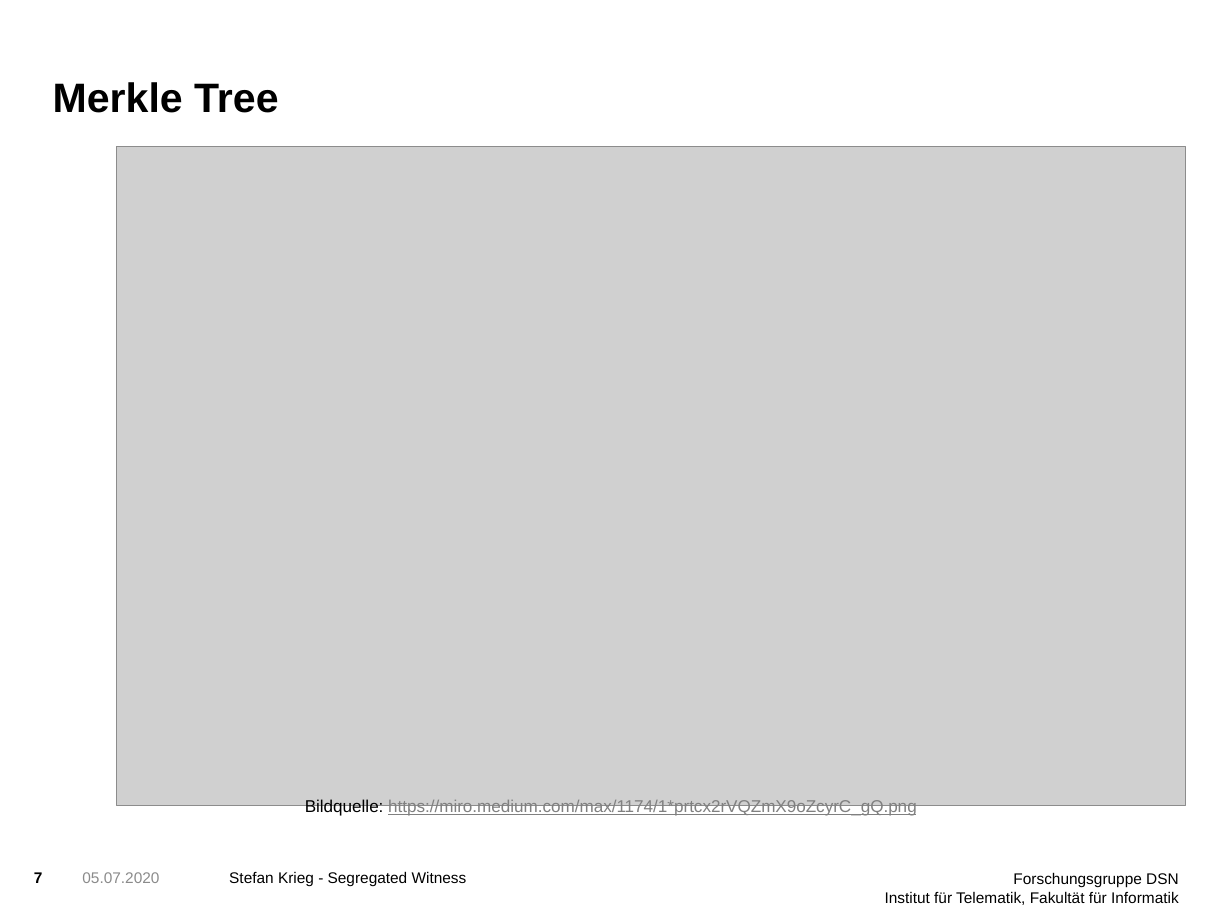
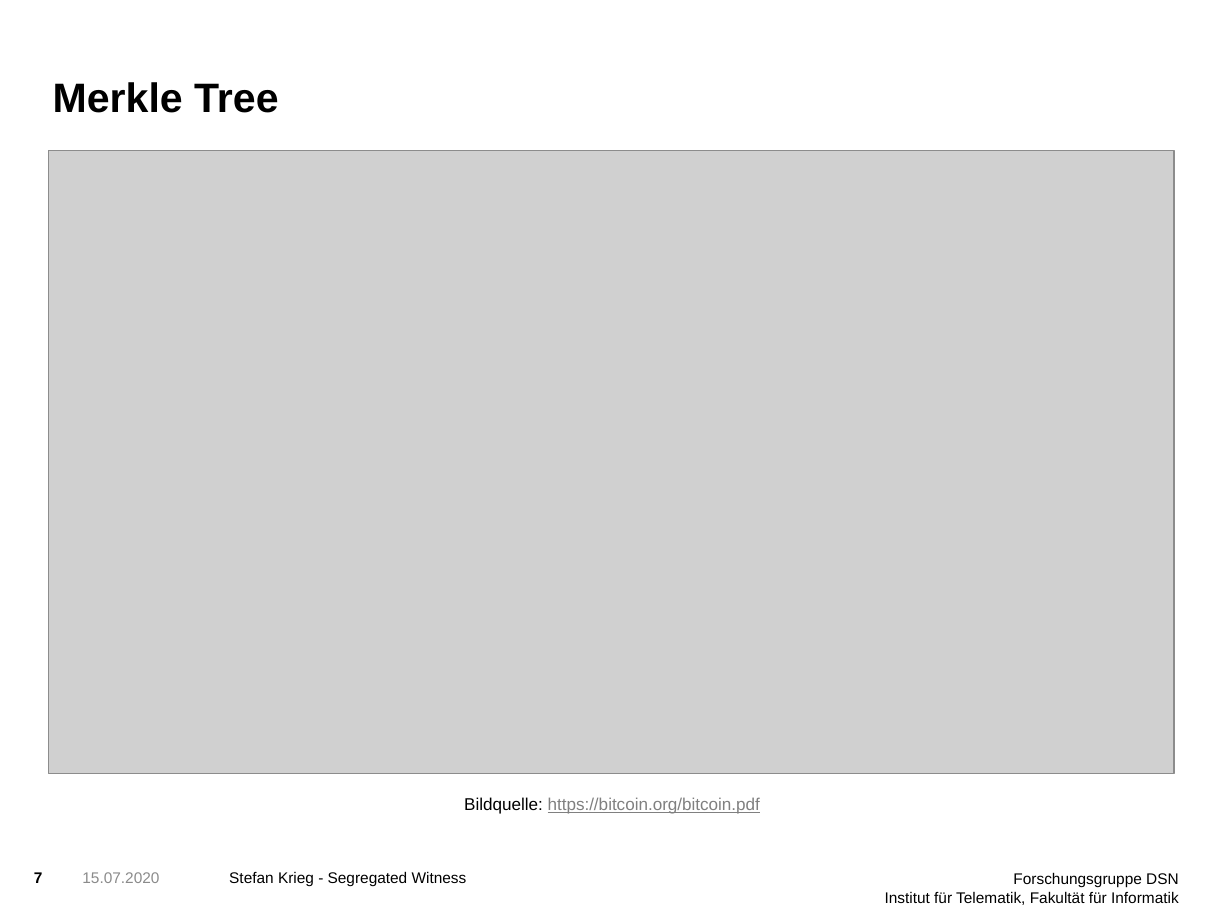
Before and after one commit to StefanDerEchte/SegWit-Proseminar, a slide deck: slide 7 of SegWit Präsentation.pptx. Drawn at 1232x924 pixels with LibreOffice and Linux fonts; fonts in the diff are those of the drawing; grey boxes stand for pictures; background and template pictures are left out. Boxes give left, top, right and bottom in pixels: in the first picture for what was removed or moved away, otherwise in the second. Text is boxed around its words. In the diff, an @@ line names an element or a change of style, - is before the commit and + after.

```diff
--- a/SegWit Präsentation.pptx
+++ b/SegWit Präsentation.pptx
@@ picture resized from (x1=116, y1=147, x2=1185, y2=806) to (x1=48, y1=150, x2=1174, y2=774) @@
@@ text at (x1=464, y1=797, x2=760, y2=814): text changed @@
-Bildquelle: https://miro.medium.com/max/1174/1*prtcx2rVQZmX9oZcyrC_gQ.png
+Bildquelle: https://bitcoin.org/bitcoin.pdf
@@ text at (x1=82, y1=872, x2=159, y2=883): text changed @@
-05.07.2020
+15.07.2020
```
Also in this commit, not shown: 16 other slides changed, 1 slide added, 4 other files.
